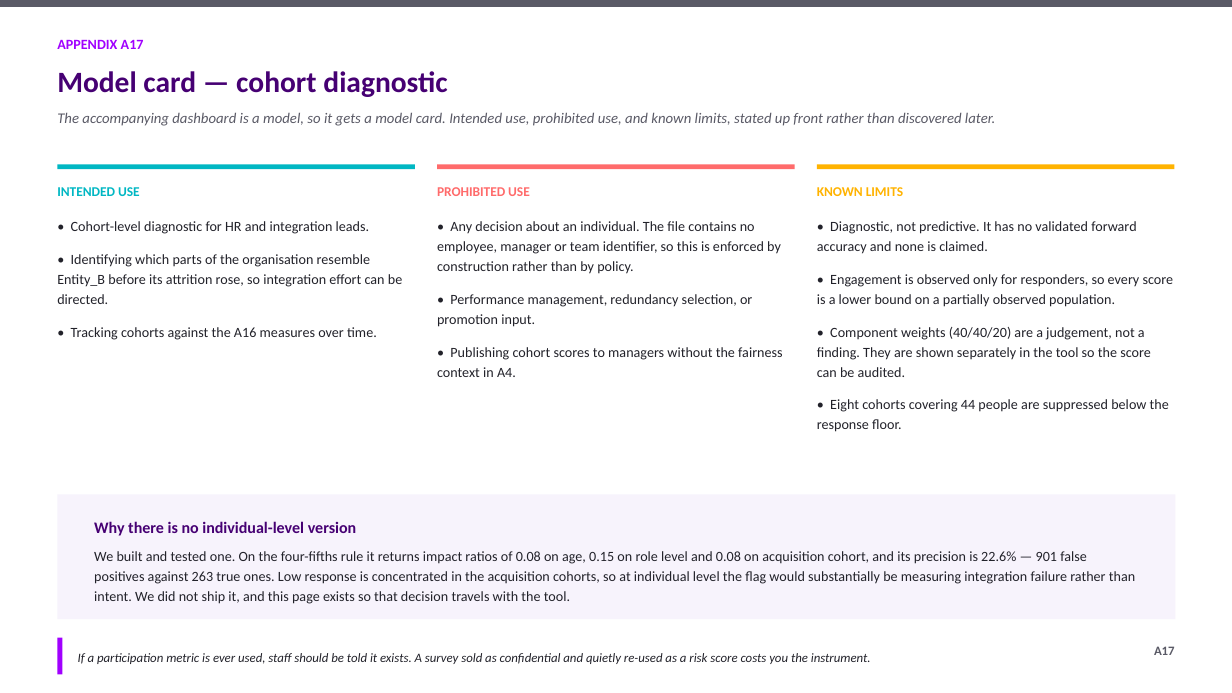
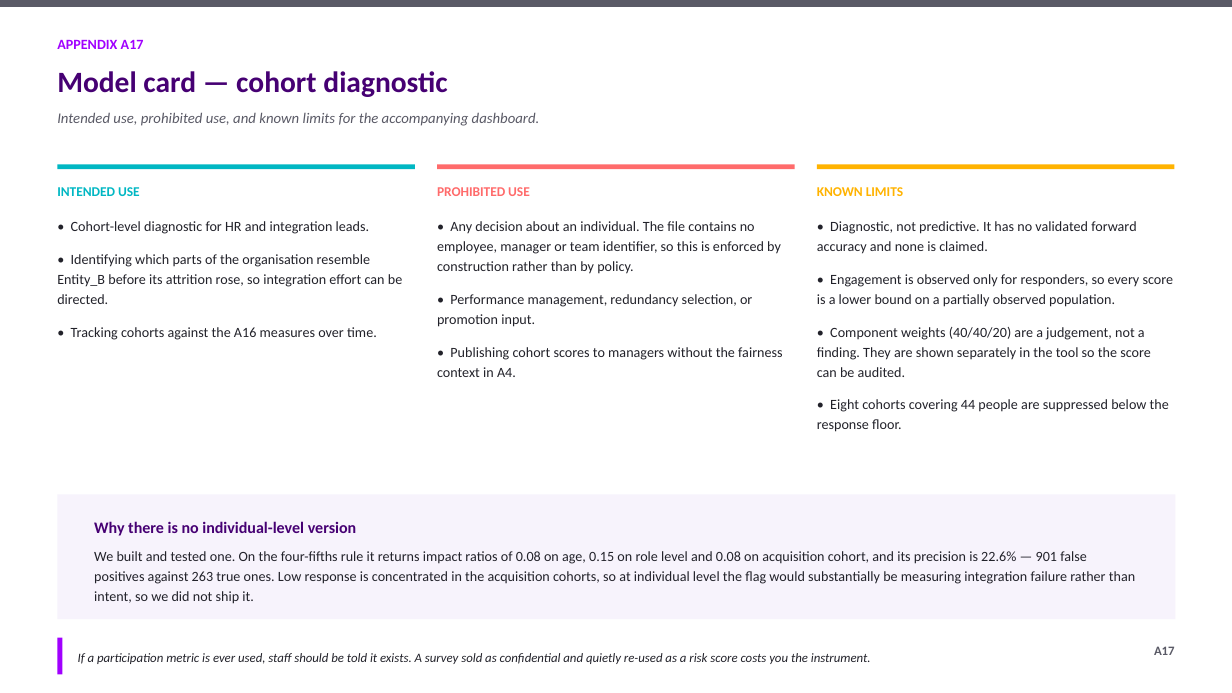
Before and after one commit to athxrva21/subaa_datathon, a slide deck: slide 35 of deck/NovaCorp_deck.pptx. Drawn at 1232x693 pixels with LibreOffice and Linux fonts; fonts in the diff are those of the drawing. Boxes give left, top, right and bottom in pixels: in the first picture for what was removed or moved away, otherwise in the second. Text is boxed around its words. In the diff, an @@ line names an element or a change of style, - is before the commit and + after.

```diff
--- a/deck/NovaCorp_deck.pptx
+++ b/deck/NovaCorp_deck.pptx
@@ text at [57,112,540,126]: text changed @@
-The accompanying dashboard is a model, so it gets a model card. Intended use, prohibited use, and known limits, stated up front rather than discovered later.
+Intended use, prohibited use, and known limits for the accompanying dashboard.
@@ text at [94,551,1135,604]: text changed @@
-We built and tested one. On the four-fifths rule it returns impact ratios of 0.08 on age, 0.15 on role level and 0.08 on acquisition cohort, and its precision is 22.6% — 901 false positives against 263 true ones. Low response is concentrated in the acquisition cohorts, so at individual level the flag would substantially be measuring integration failure rather than intent. We did not ship it, and this page exists so that decision travels with the tool.
+We built and tested one. On the four-fifths rule it returns impact ratios of 0.08 on age, 0.15 on role level and 0.08 on acquisition cohort, and its precision is 22.6% — 901 false positives against 263 true ones. Low response is concentrated in the acquisition cohorts, so at individual level the flag would substantially be measuring integration failure rather than intent, so we did not ship it.
```
Also in this commit, not shown: 2 other slides changed, 2 slides added, 13 other files.
